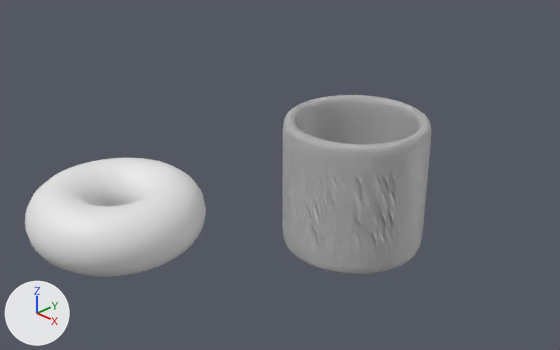
What one commit did to the Blender file Practice/Beginner Blender Tutorial (2026) - Blender Guru/Beginner Blender Tutorial - 2026 - Blender Guru.blend.
Camera for both pictures: a 50 mm camera at (1.079, -0.664, 0.729) aimed at (0.198, 0.216, 0.136). Lighting does not change. The marker at lower left points along +X, +Y and +Z. The picture after the commit comes second.
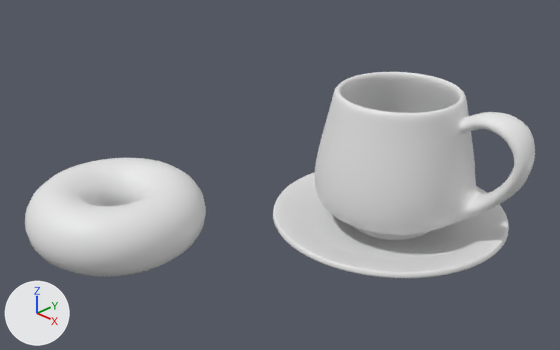
Changed parts and their boxes [x1, y1, x2, y2] in the pictures (560 x 350 px):
'Coffee Mug', added
    after: [315, 72, 535, 240]
'Cylinder', deleted
    before: [282, 95, 431, 274]
'Saucer', added
    after: [273, 172, 509, 278]

The change, as a list of edits to the scene's bpy script:
```text
Add me_circle:
    me_circle.from_pydata(...)  # 416 vertices, 386 faces; spans x -0.91..0.91, y -0.91..0.91, z 0.03..0.18
    me_circle.polygons.foreach_set('use_smooth', [True] * 386)
Add me_cylinder_001:
    me_cylinder_001.from_pydata(...)  # 372 vertices, 360 faces; spans x -1.31..2.1, y -1.31..1.31, z -1.13..1.02
    me_cylinder_001.polygons.foreach_set('use_smooth', [True] * 360)
Remove ob_cylinder:
    ob_cylinder = bpy.data.objects.new('Cylinder', me_cylinder)
    ob_cylinder.location = (0.303, 0.295, 0.132)
    _m = ob_cylinder.modifiers.new('Solidify', 'SOLIDIFY')
    _m.thickness = 0.023
    _m.use_even_offset = True
    _m = ob_cylinder.modifiers.new('Subdivision', 'SUBSURF')
    _m.levels = 2
Add ob_saucer:
    ob_saucer = bpy.data.objects.new('Saucer', me_circle)
    ob_saucer.location = (0.314, 0.388, 0.0)
    ob_saucer.scale = (0.242, 0.242, 0.242)
    _m = ob_saucer.modifiers.new('Subdivision', 'SUBSURF')
    _m.levels = 2
Add ob_coffee_mug:
    ob_coffee_mug = bpy.data.objects.new('Coffee Mug', me_cylinder_001)
    ob_coffee_mug.location = (0.317, 0.391, 0.162)
    ob_coffee_mug.scale = (0.12, 0.12, 0.12)
    _m = ob_coffee_mug.modifiers.new('Subdivision', 'SUBSURF')
    _m.levels = 2
```
